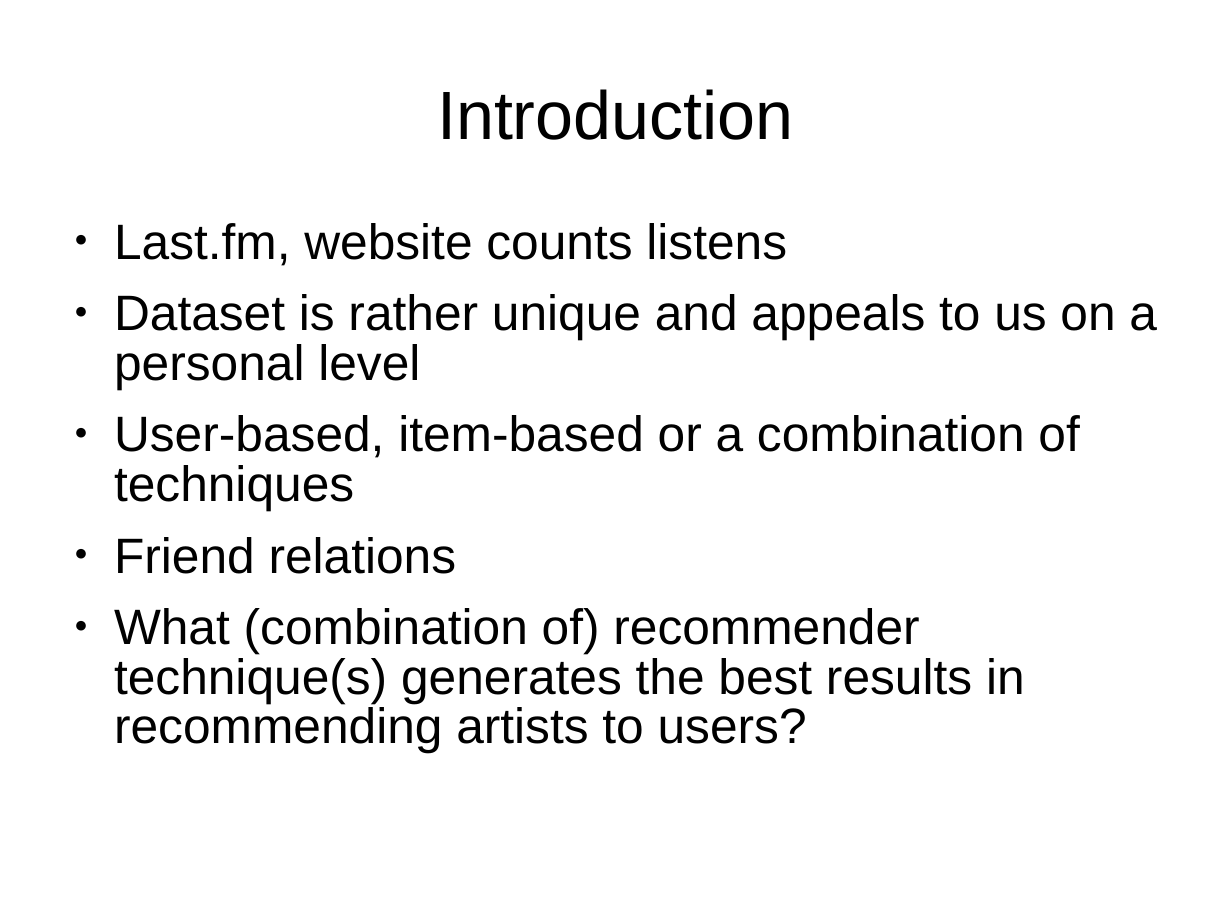
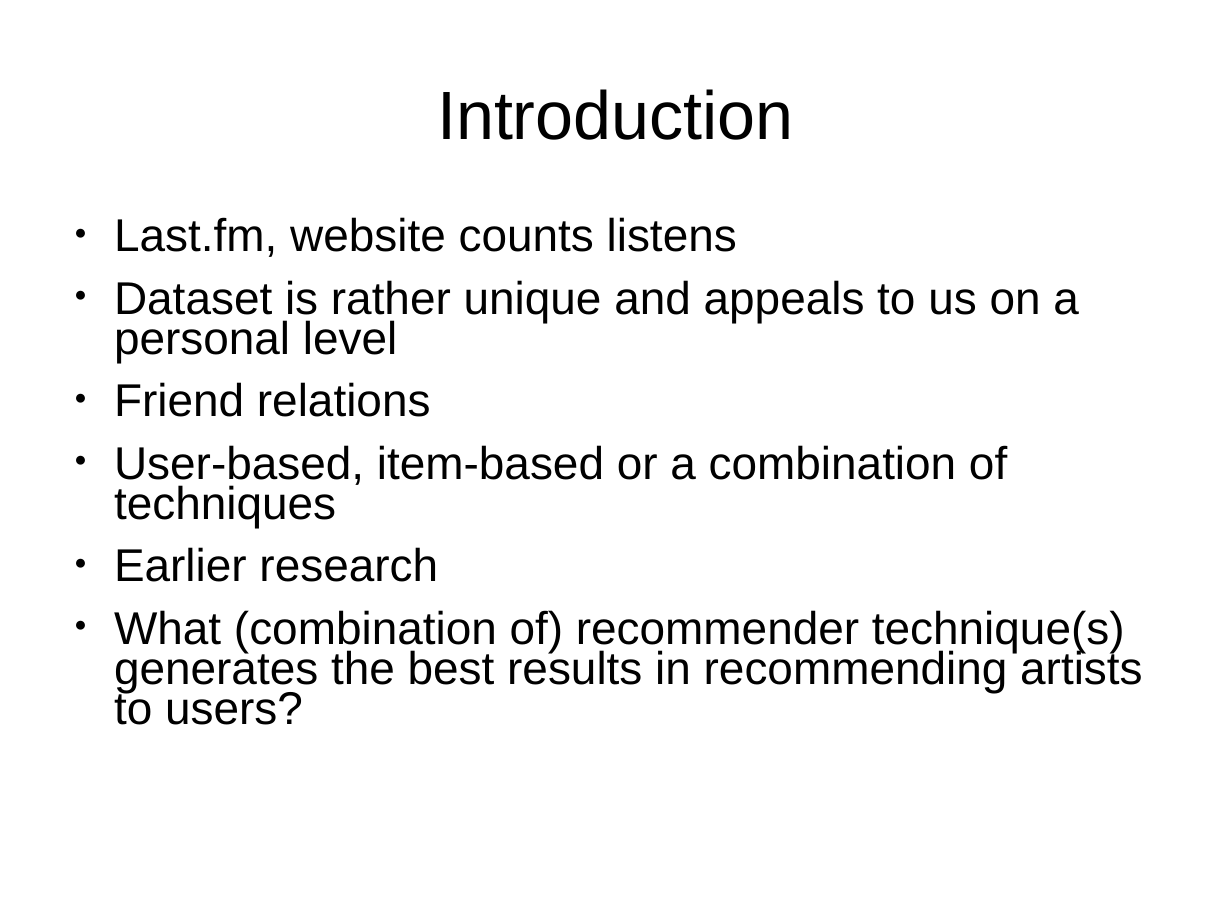
Before and after one commit to nvtslot/IR-recommender-lastfm, a slide deck: slide 3 of presentation.ppt. Drawn at 1232x924 pixels with LibreOffice and Linux fonts; fonts in the diff are those of the drawing. Boxes give left, top, right and bottom in pixels: in the first picture for what was removed or moved away, otherwise in the second. Text is boxed around its words. In the diff, an @@ line names an element or a change of style, - is before the commit and + after.

```diff
--- a/presentation.ppt
+++ b/presentation.ppt
@@ text at (114, 217, 1142, 725): size 32 to 29.6 pt in "Last.fm, website counts listens", "Dataset is rather unique and appeals to ...", "User-based, item-based or a combination of techniques", "What (combination of) recommender technique(s) generates the ..."; line spacing 0.83 to 0.73 @@
@@ text at (114, 382, 431, 417): paragraph added @@
+● Friend relations
@@ text at (114, 547, 438, 582): text changed; size 32 to 29.6 pt @@
-● Friend relations
+● Earlier research
```
Also in this commit, not shown: 1 other slide changed.
